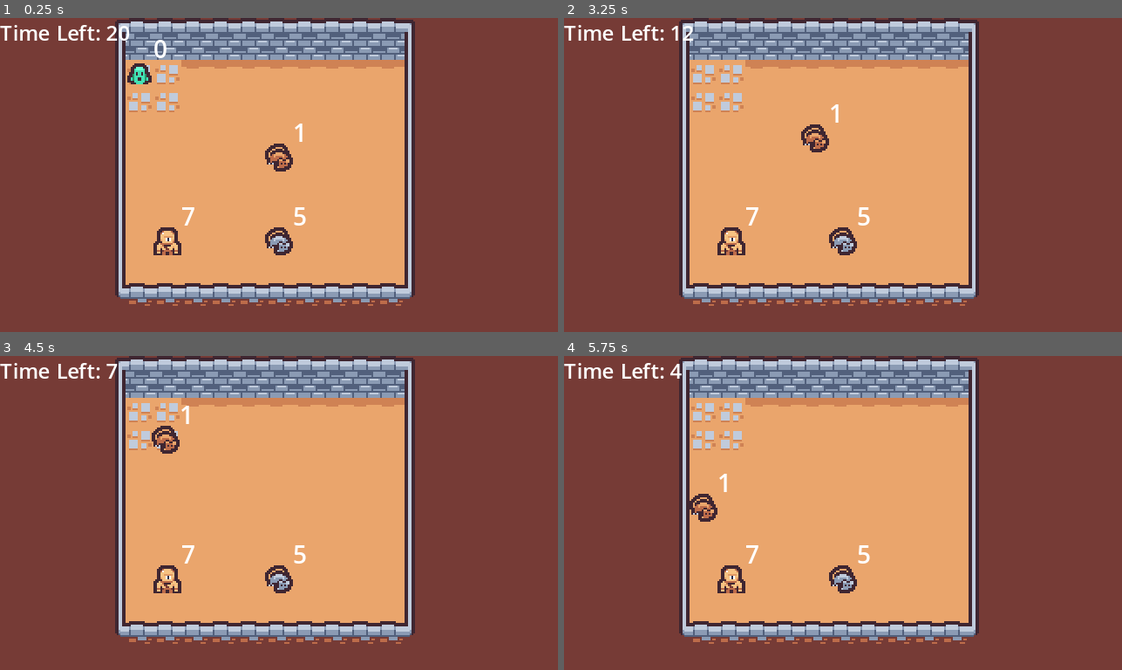
Above: before the commit, frames 1-4 (two rows, left to right).
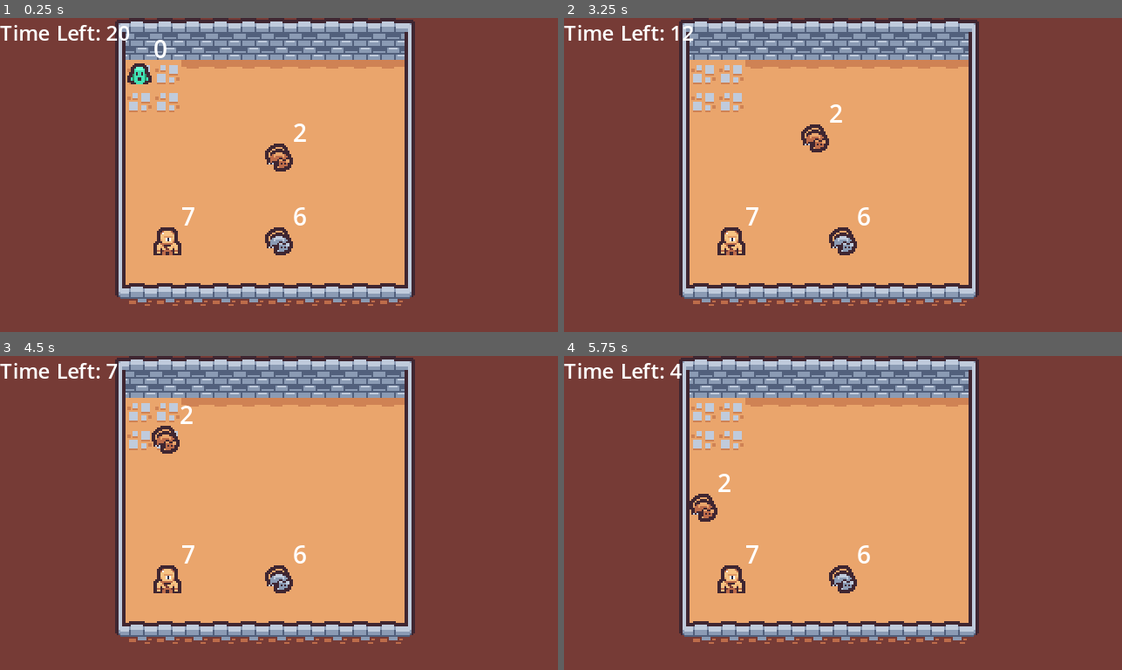
Above: after the commit, the same moments.

Repository: swksoft/The-Sixth-Game-of-SwinkoSoft
Game: Godot game, scene res://scenes/test_level.tscn
Two runs of this game, one before a commit and one after it. Both use one fixed random seed, a clock stepped at 60 frames per second and the inputs below.
Inputs:
- Up to frame 1 (0.25 s): no input
- Up to frame 2 (3.25 s): tap Enter at 0.5 s; hold Right (right) 0.53-1.28 s; hold Down (down) 1.28-2.03 s; hold Right (right) 2.03-2.78 s; hold Up (up) from 2.78 s (still down)
- Up to frame 3 (4.5 s): release Up (up) at 3.53 s; hold Left (left) from 3.53 s (still down)
- Up to frame 4 (5.75 s): tap R (reset) at 5 s; release Left (left) at 5.03 s; hold Down (down) from 5.03 s (still down)

The runs differ from the first frame. In frame 1, 0.1% of the frame differs, in the area x 52-55%, y 33-67%; in frame 2, 0.1%; in frame 3, 0.1%, in the area x 32-55%, y 15-67%; in frame 4, 0.1%.

Commit message:
gardening system

Diff:
--- a/scenes/test_level.tscn
+++ b/scenes/test_level.tscn
@@ -177,10 +177,11 @@
 
 [node name="Enemy2" parent="Enemies" instance=ExtResource("3_r6jh7")]
 position = Vector2(88, 120)
-health = 5
+health = 6
 
 [node name="Enemy" parent="Enemies" instance=ExtResource("3_r6jh7")]
 position = Vector2(88, 72)
+health = 2
 
 [node name="Enemy3" parent="Enemies" instance=ExtResource("3_r6jh7")]
 position = Vector2(24, 120)
--- a/scripts/enemy.gd
+++ b/scripts/enemy.gd
@@ -24,15 +24,14 @@
 			death_sfx.stream = death02_sfx
 		elif tier == 3:
 			death_sfx.stream = death03_sfx
-
 		animation.play("death")
 		death_sfx.play()
 		await animation.animation_finished
-
 		queue_free()
 
 	elif player_state == 1:
-		print("concha")
+		get_damage_from_enemy({"health": player_health, "tier": player_tier})
+		#print("concha")
 
 func tier_check():
 	var atlas_texture = AtlasTexture.new()
@@ -71,12 +70,12 @@
 
 func get_damage_from_enemy(enemy):
 	var health_difference = health - enemy.health
-	if health_difference <= 0: health = enemy.health
-	elif health_difference <= 0: health -= enemy.health
+	if health_difference <= 0: health -= enemy.health
 	elif health_difference == 1 && enemy.tier == tier: health -= 2
 	elif health_difference <= 2: health -= 1
 	elif health_difference <= 5: health += 1
-	tier_calculate()
+	tier_check()
+	check_death()
 
 func tier_calculate():
 	var health_divided_by_three = health/3
@@ -84,6 +83,9 @@
 	if health_divided_by_three <= 1: tier = 1
 	elif health_divided_by_three <= 2: tier = 2
 	else: tier = 3
+
+func check_death():
+	if health <= 0: queue_free()
 
 func move(direction):
 	''' Get current tile Vector2i: '''
--- a/scripts/player.gd
+++ b/scripts/player.gd
@@ -130,7 +130,10 @@
 			health += body.health
 			body.get_damage(current_state, health, tier)
 		else:
+			var enemy_health = body.health
+			var enemy_tier = body.tier
 			body.get_damage(current_state, health, tier)
+			get_damage_from_enemy({"health": enemy_health, "tier": enemy_tier})
 
 		tier_check()
 	#if tier == 0:
@@ -138,5 +141,20 @@
 	#	emit_signal("damage", self)
 	attack_sfx.playing = true
 
+func get_damage_from_enemy(enemy):
+	var health_difference = health - enemy.health
+	print(health_difference)
+	if health_difference <= 0: health -= enemy.health
+	elif health_difference == 1 && enemy.tier == tier: health -= 2
+	elif health_difference <= 2: health -= 1
+	elif health_difference <= 5: health += 1
+	tier_check()
+	check_death()
+
+func check_death():
+	if health <= 0:
+		current_state = State.GHOST
+		health = 0
+
 func _on_hud_game_over():
 	current_state = 2
